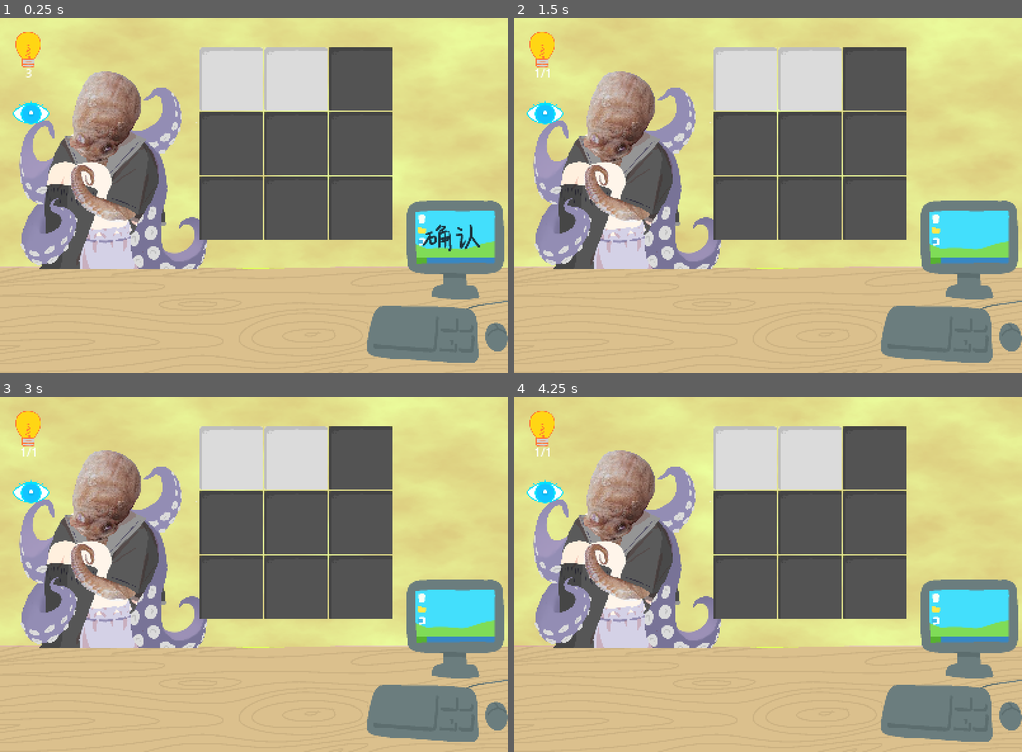
Above: before the commit, frames 1-4 (two rows, left to right).
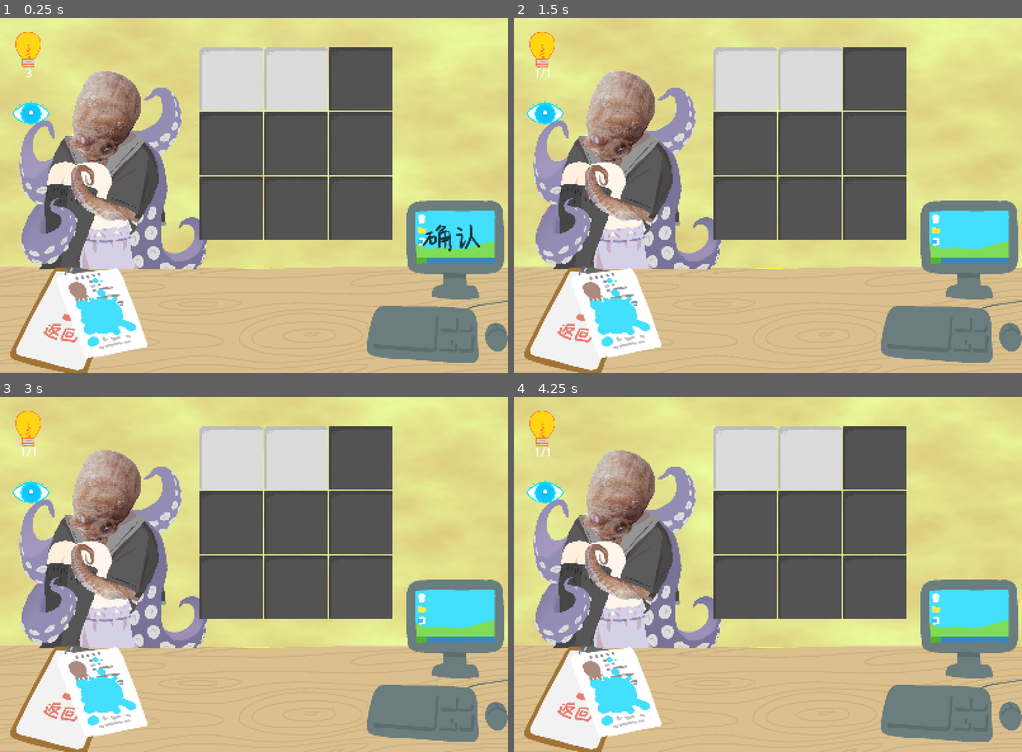
Above: after the commit, the same moments.

Repository: nOstalgia-April/CardGameDemo
Game: Godot game, scene res://tscns/level_select.tscn
Same seed, same stepped clock (60 frames per second), same inputs: the game is played once before the commit and once after it. This scene is started directly instead of the project's main scene. The engine's default icon, where the game draws it, is replaced by a stand-in: a white triangle on a blue panel in a dark square.
Inputs (mouse positions are in pixels of both pictures, inside the frame that each line leads up to):
- Up to frame 1 (0.25 s): no input
- Up to frame 2 (1.5 s): click (966, 238) at 0.5 s; click (595, 333) at 1.27 s
- Up to frame 3 (3 s): tap Enter at 2 s; move the mouse to (365, 556) at 2.02 s; click (365, 556) at 2.17 s; tap Space at 2.75 s; drag from (152, 592) to (228, 645) at 2.77 s
- Up to frame 4 (4.25 s): tap Enter at 3.5 s; move the mouse to (818, 496) at 3.52 s; click (818, 496) at 3.67 s

The runs differ from the first frame. In frame 1, 5.5% of the frame differs, in the area x 2-29%, y 70-100%; in frame 2, 5.5%; in frame 3, 5.5%; in frame 4, 5.5%.

Commit message:
加入返回的美术资产（2）

Diff:
--- a/tscns/level_select.tscn
+++ b/tscns/level_select.tscn
@@ -2,9 +2,33 @@
 
 [ext_resource type="PackedScene" uid="uid://cyx5jl4c8qdsd" path="res://tscns/battle.tscn" id="1_ouwv7"]
 [ext_resource type="Script" uid="uid://c73eyasv6hc8r" path="res://scripts/level_select.gd" id="2_qttnj"]
+[ext_resource type="Texture2D" uid="uid://4s0hru72081x" path="res://ui_back_1.png" id="3_mkrl1"]
+[ext_resource type="Texture2D" uid="uid://hpy3qgkxudxx" path="res://ui_back_2.png" id="4_h8c4j"]
 
 [node name="level_select" unique_id=1557048967 instance=ExtResource("1_ouwv7")]
 script = ExtResource("2_qttnj")
 
 [node name="HandView" parent="Root" parent_id_path=PackedInt32Array(286232410) index="0" unique_id=140155012]
 visible = false
+
+[node name="BackAnchor" type="Control" parent="CanvasLayer" parent_id_path=PackedInt32Array(829244223) index="0" unique_id=1135355005]
+layout_mode = 3
+anchors_preset = 0
+offset_right = 40.0
+offset_bottom = 40.0
+
+[node name="FancyBackButton" type="TextureButton" parent="CanvasLayer/BackAnchor" index="0" unique_id=2039761193]
+layout_mode = 0
+offset_left = 21.0
+offset_top = 737.0
+offset_right = 478.0
+offset_bottom = 1250.0
+texture_normal = ExtResource("3_mkrl1")
+
+[node name="CoverImage" type="TextureRect" parent="CanvasLayer/BackAnchor/FancyBackButton" index="0" unique_id=1144973413]
+layout_mode = 0
+offset_left = 44.0
+offset_top = -56.0
+offset_right = 501.0
+offset_bottom = 457.0
+texture = ExtResource("4_h8c4j")
